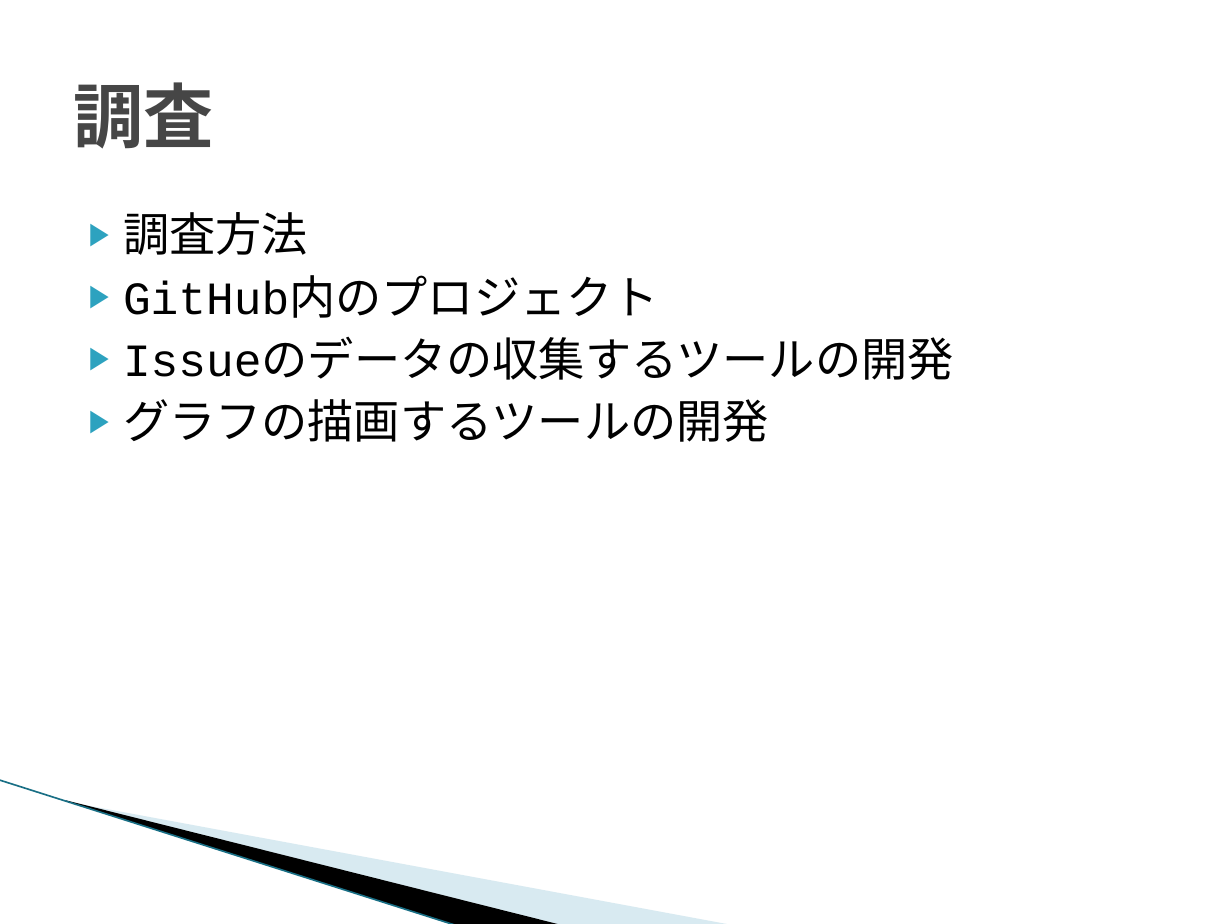
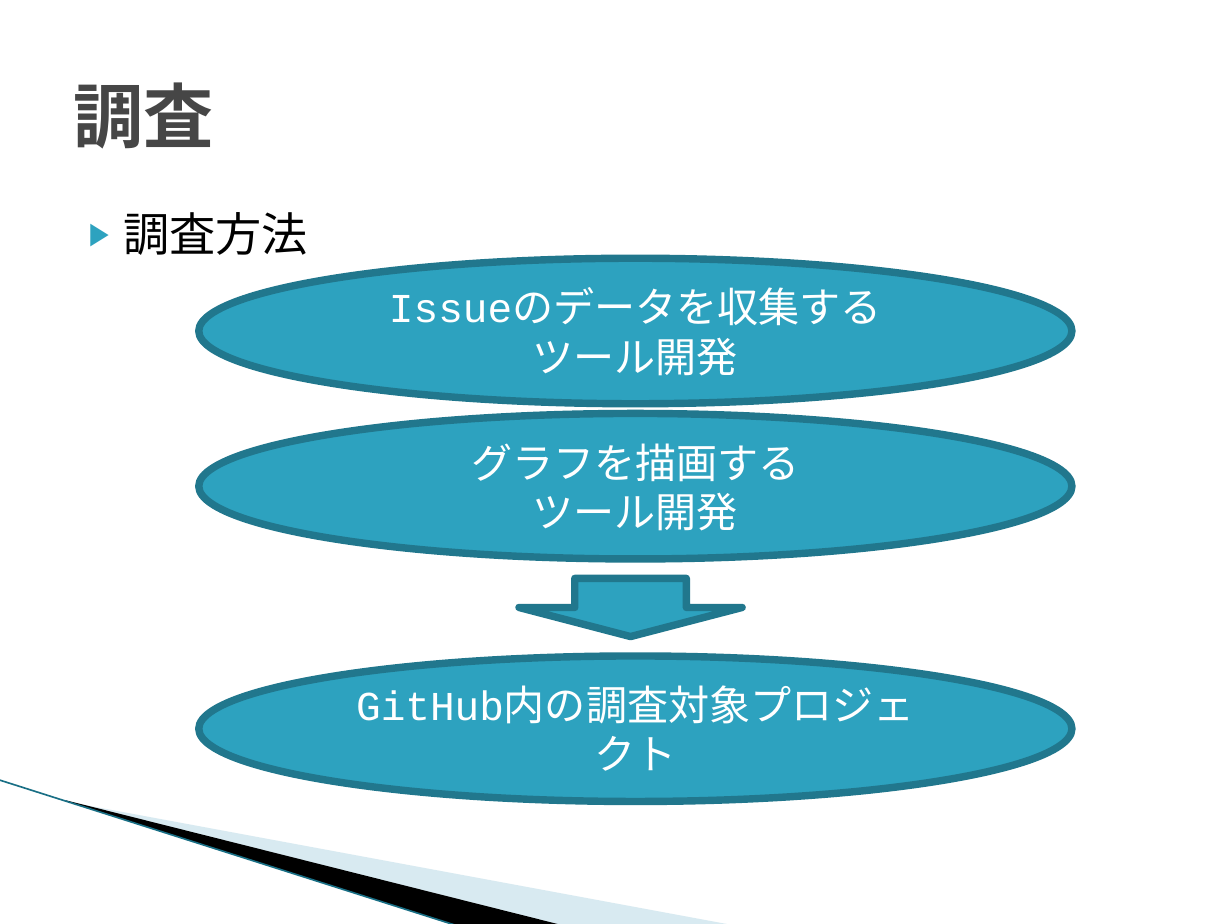
Before and after one commit to keimatsui/kadai, a slide deck: slide 10 of 卒業論文/2012/久保孝樹/最終発表/最終発表.pptx. Drawn at 1232x924 pixels with LibreOffice and Linux fonts; fonts in the diff are those of the drawing; background and template pictures are left out. Boxes give left, top, right and bottom in pixels: in the first picture for what was removed or moved away, otherwise in the second. Text is boxed around its words. In the diff, an @@ line names an element or a change of style, - is before the commit and + after.

```diff
--- a/卒業論文/2012/久保孝樹/最終発表/最終発表.pptx
+++ b/卒業論文/2012/久保孝樹/最終発表/最終発表.pptx
@@ ellipse added at <box>198,259,1072,404</box>, fill #2DA2BF, outline #21788D 4.33 pt, 24 pt, text #FFFFFF @@
+Issueのデータを収集する
+ツール開発
@@ text at <box>123,281,954,442</box>: paragraphs removed @@
-▶ GitHub内のプロジェクト
-▶ Issueのデータの収集するツールの開発
-▶ グラフの描画するツールの開発
@@ ellipse added at <box>198,414,1072,559</box>, fill #2DA2BF, outline #21788D 4.33 pt, 24 pt, text #FFFFFF @@
+グラフを描画する
+ツール開発
@@ down arrow added at <box>519,578,742,636</box>, fill #2DA2BF, outline #21788D 4.33 pt @@
@@ ellipse added at <box>198,655,1072,801</box>, fill #2DA2BF, outline #21788D 4.33 pt, 24 pt, text #FFFFFF @@
+GitHub内の調査対象プロジェクト
```
Also in this commit, not shown: 4 other slides changed.
